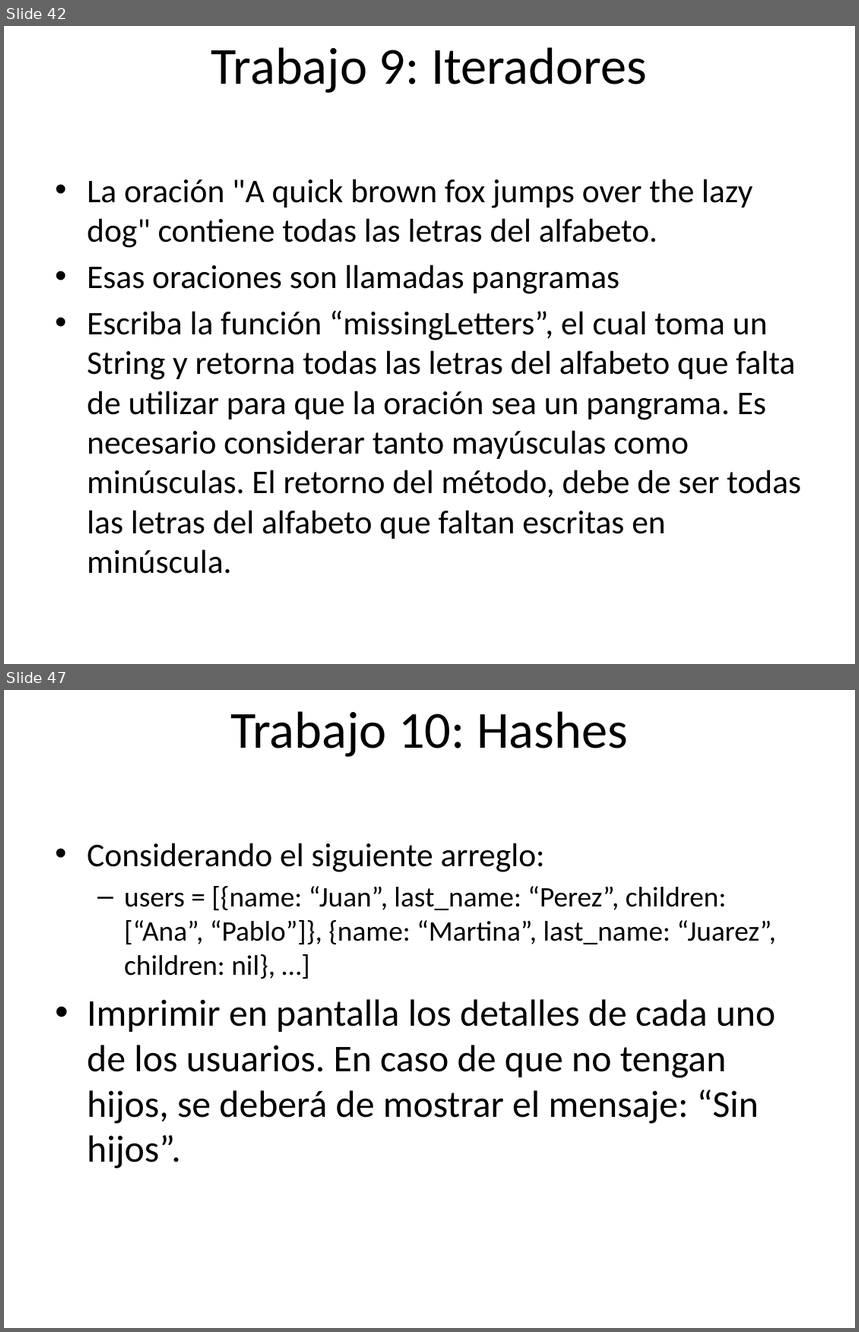
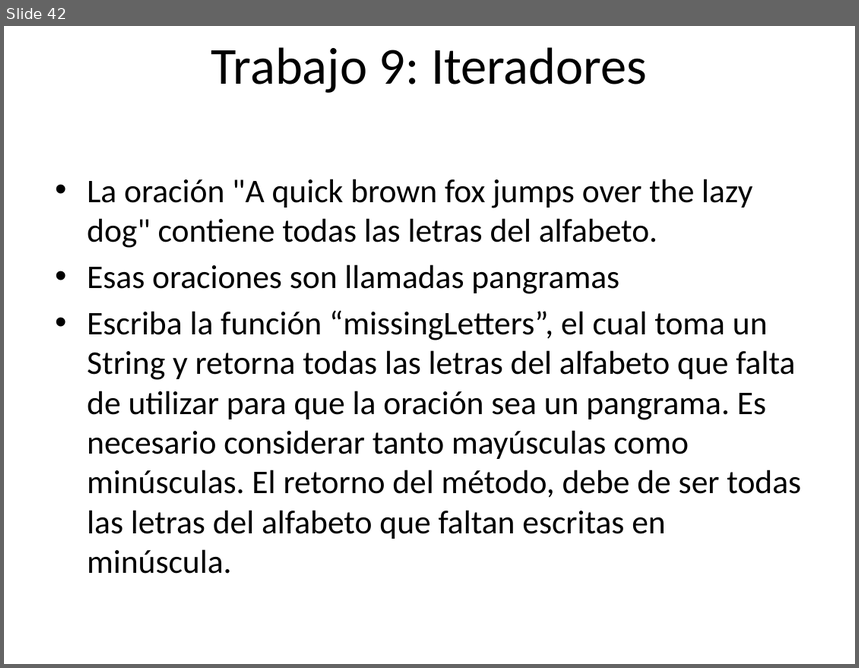
Before and after one commit to rarodriguez/curso_rails, a slide deck: presentaciones/Clase 1-Introduccion a Ruby.pptx. Shown one above the other, each under a label of ours: slides 42 and 47 before the commit, slide 42 after it; the slides between them are not shown. The pictures are 859x1332 and 859x668 pixels, drawn with LibreOffice and Linux fonts; fonts in the diff are those of the drawing; background and template pictures are left out. Boxes give left, top, right and bottom in pixels: in the first picture for what was removed or moved away, otherwise in the second. Text is boxed around its words. In the diff, an @@ line names an element or a change of style, - is before the commit and + after.

Commit message:
Agregando el codigo de ejemplo del trabajo en clase y la plantilla de la presentacion que vamos a ver en la clase 2

```diff
--- a/presentaciones/Clase 1-Introduccion a Ruby.pptx
+++ b/presentaciones/Clase 1-Introduccion a Ruby.pptx
@@ slide 47 removed at [4, 690, 855, 1328], background picture (left out) @@
@@ title removed at [230, 711, 628, 757] @@
-Trabajo 10: Hashes
@@ text removed at [87, 843, 777, 1169] @@
-• Considerando el siguiente arreglo:
-  – users = [{name: “Juan”, last_name: “Perez”, children: [“Ana”, “Pablo”]}, {name: “Martina”, last_name: “Juarez”, children: nil}, …]
-• Imprimir en pantalla los detalles de cada uno de los usuarios. En caso de que no tengan hijos, se deberá de mostrar el mensaje: “Sin hijos”.
```
Also in this commit, not shown: 1 slide changed, 26 other slides removed, 2 other files.
